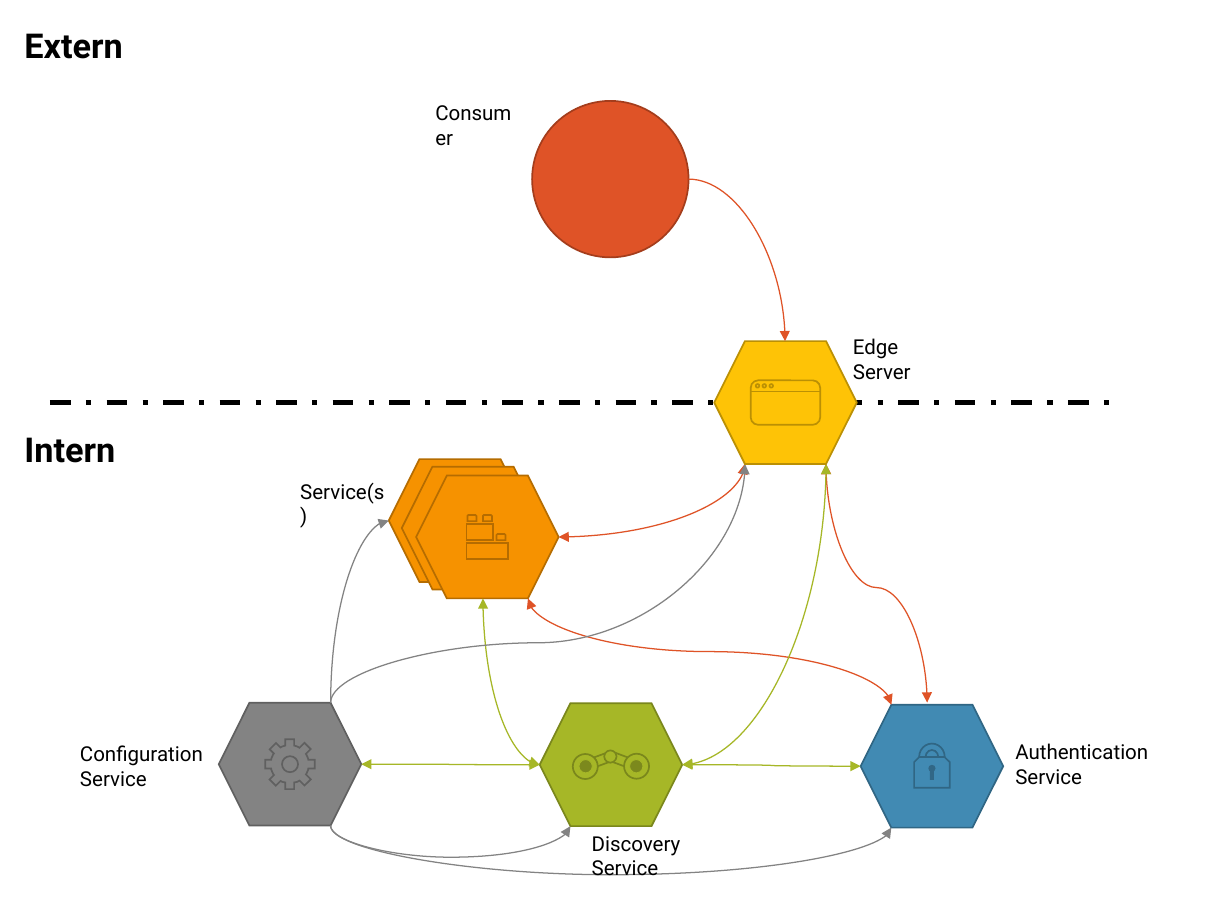
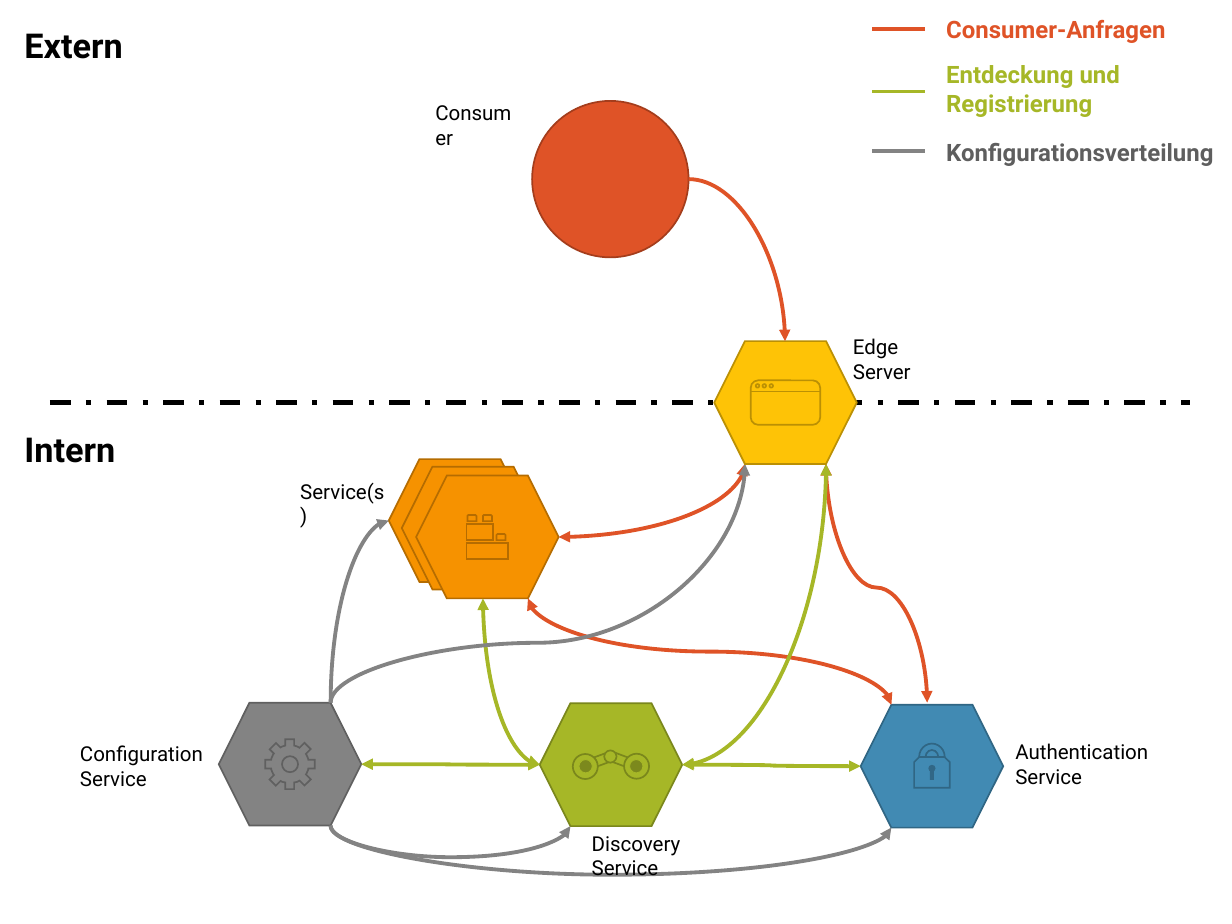
Before and after one commit to FabianWilms/hm-ba, a slide deck: slide 8 of images/ppt/graphics.pptx. Drawn at 1232x924 pixels with LibreOffice and Linux fonts; fonts in the diff are those of the drawing. Boxes give left, top, right and bottom in pixels: in the first picture for what was removed or moved away, otherwise in the second. Text is boxed around its words. In the diff, an @@ line names an element or a change of style, - is before the commit and + after.

```diff
--- a/images/ppt/graphics.pptx
+++ b/images/ppt/graphics.pptx
@@ curved arrow (689, 179) - (785, 341): stroke #DF5327 0.75 pt to #DF5327 2.25 pt @@
@@ group added at (x1=872, y1=20, x2=1213, y2=166): 3 texts, 3 lines @@
+Consumer-Anfragen
+Entdeckung und
+Registrierung
+Konfigurationsverteilung
@@ line moved from (51, 403) - (1116, 403) to (51, 403) - (1190, 403) @@
@@ curved arrow (330, 702) - (745, 464): stroke #838383 0.75 pt to #838383 2.25 pt @@
@@ curved double arrow (558, 537) - (745, 464): stroke #DF5327 0.75 pt to #DF5327 2.25 pt @@
@@ curved double arrow (683, 765) - (827, 464): stroke #A6B727 0.75 pt to #A6B727 2.25 pt @@
@@ curved double arrow (827, 464) - (928, 702): stroke #DF5327 0.75 pt to #DF5327 2.25 pt @@
@@ curved arrow (330, 702) - (389, 521): stroke #838383 0.75 pt to #838383 2.25 pt @@
@@ curved double arrow (540, 765) - (483, 599): stroke #A6B727 0.75 pt to #A6B727 2.25 pt @@
@@ curved double arrow (529, 599) - (892, 705): stroke #DF5327 0.75 pt to #DF5327 2.25 pt @@
@@ curved double arrow (361, 764) - (540, 765): stroke #A6B727 0.75 pt to #A6B727 2.25 pt @@
@@ curved double arrow (683, 765) - (861, 766): stroke #A6B727 0.75 pt to #A6B727 2.25 pt @@
@@ curved arrow (330, 825) - (570, 827): stroke #838383 0.75 pt to #838383 2.25 pt @@
@@ curved arrow (330, 825) - (892, 828): stroke #838383 0.75 pt to #838383 2.25 pt @@
```
Also in this commit, not shown: 3 other slides changed, 9 other files.
